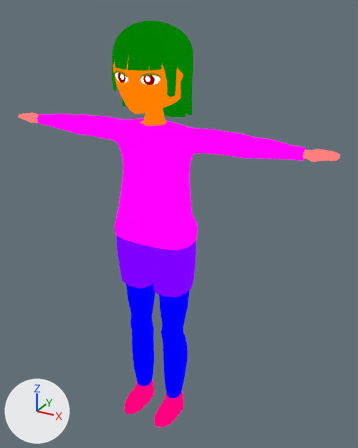
One commit to the glTF model client/res/person.glb: the scene before it, then after it.
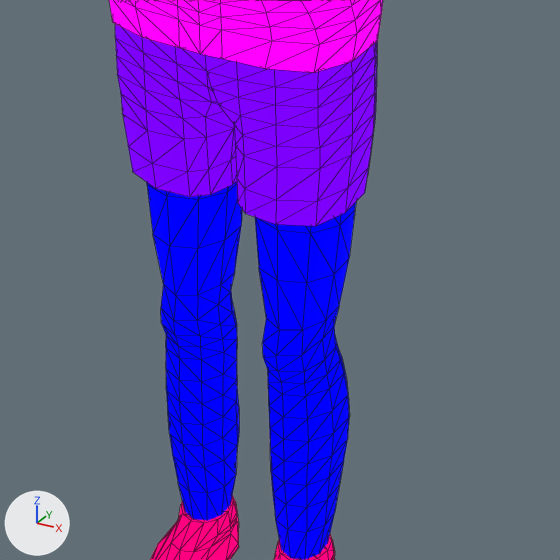
Each version appears first whole from a 50 mm camera at (6.42, -10.43, 11.39) aimed at (0.45, 0.42, 5.97), and next in a close-up on the part from 23% to 70% of the width and 51% to 89% of the height. Arrows for +X, +Y and +Z are at lower left; the lights stay in place. The last two pictures show the newer version. The close-ups show mesh edges as thin lines. Vertices at exactly the same position are counted once.

The older version as bpy lines, for what is in view:
```python
me_body = bpy.data.meshes.new('body')
me_body.from_pydata(...)  # 1622 vertices, 3143 faces; spans x -4.51..4.51, y -1.06..0.76, z -5.82..3.29
me_body.materials.append(mat_player)
ob_body = bpy.data.objects.new('body', me_body)
ob_body.location = (0.0, 0.0, 5.82)
```
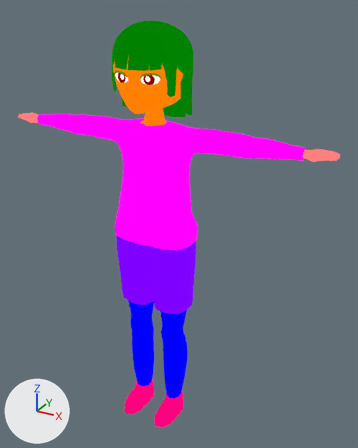
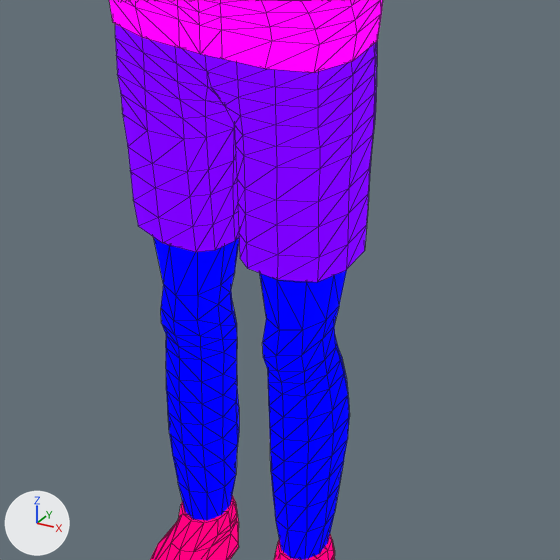
The change, as JSON lines over the scene's bpy script:
```json
{"block": "me_body", "where": "# used by ob_body; location = (0.0, 0.0, 5.82)"}
{"op": "remove", "block": "me_body", "code": "me_body.from_pydata(...)  # 1622 vertices, 3143 faces; spans x -4.51..4.51, y -1.06..0.76, z -5.82..3.29"}
{"op": "add", "block": "me_body", "code": "me_body.from_pydata(...)  # 1672 vertices, 3245 faces; spans x -4.51..4.51, y -1.06..0.76, z -5.82..3.29"}
{"block": "me_body", "change": "me_body part 1"}
{"block": "me_body", "change": "10 vertices are removed from x -1.03..1.03, y -0.23..0.59, z -1.57..-0.81"}
{"block": "me_body", "change": "42 faces are deleted"}
{"block": "me_body", "change": "4 vertices in x -1.06..0.01, y -0.49..0.14, z -1.3..-0.81 move by (-0.01, 0.0, 0.0)"}
{"block": "me_body", "change": "4 vertices in x 0.02..0.06, y -0.23..0.25, z -1.32..-0.81 move by (-0.02, 0.0, 0.0)"}
{"block": "me_body", "change": "3 vertices in x 0.92..1.06, y -0.49..0.14, z -1.3..-1.27 move by (0.01, 0.0, 0.0)"}
{"block": "me_body", "change": "3 vertices in x -0.06..-0.04, y -0.22..0.25, z -1.32 move by (0.02, 0.0, 0.0)"}
{"block": "me_body", "change": "8 vertices move from x -1.03..1.03, y -0.59..-0.22, z -1.56..-0.62 to x -1.06..1.06, y -0.54..0.44, z -1.54..-0.62"}
{"block": "me_body", "change": "55 vertices are added at x -1.06..1.05, y -0.59..0.59, z -2.13..-1.54"}
{"block": "me_body", "change": "5 new vertices lie (0.0, 0.01, -0.3) away from vertices in x -0.59..0.27, y -0.59..-0.44, z -1.57..-1.56"}
{"block": "me_body", "change": "144 new faces join them"}
```

Location of each change, [x1, y1, x2, y2] in pixels of the close-ups (560 x 560 px):
```json
{"part": 1, "of": "me_body", "change": "built on", "before": [123, 82, 375, 226], "after": [123, 82, 375, 282]}
```
